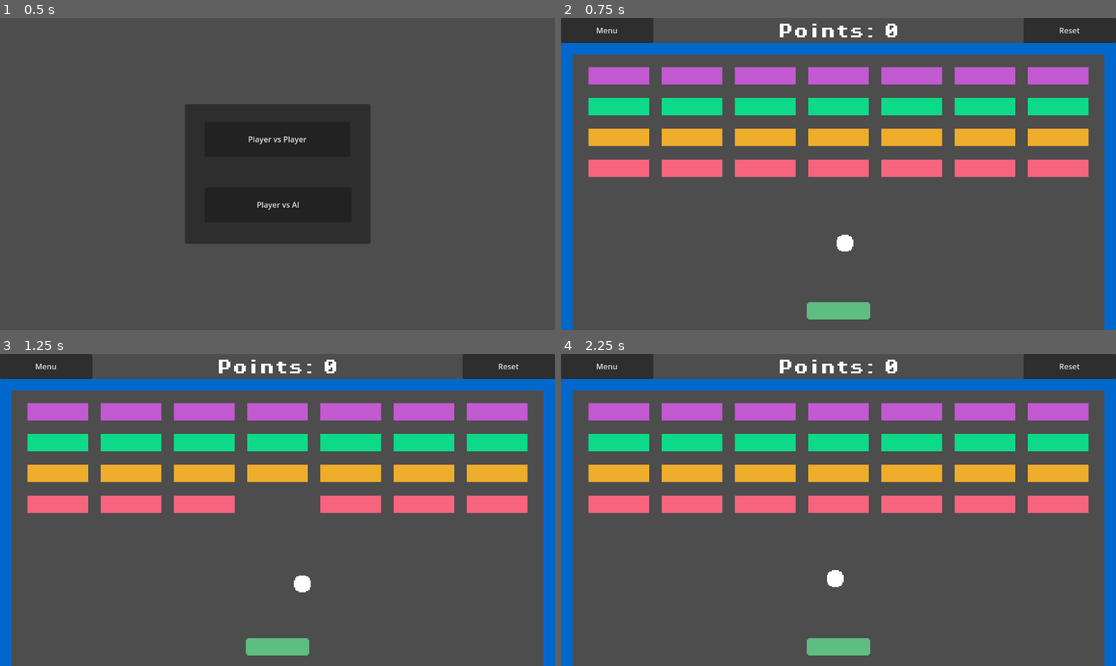
Above: before the commit, frames 1-4 (two rows, left to right).
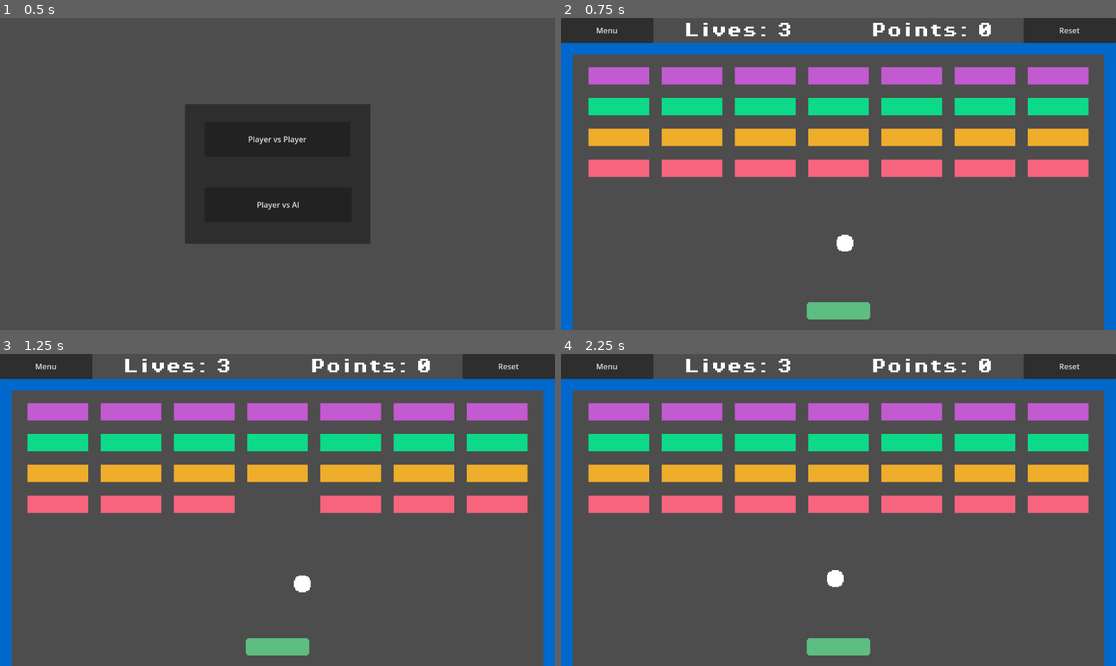
Above: after the commit, the same moments.

Repository: Mimi522/Godot-20-Game-Challenge
Game: Godot game, scene res://scenes/main_menu.tscn
Two runs of this game, one before a commit and one after it. Both use one fixed random seed, a clock stepped at 60 frames per second and the inputs below.
Inputs:
- Up to frame 1 (0.5 s): no input
- Up to frame 2 (0.75 s): click "Player vs Player" at 0.5 s
- Up to frame 3 (1.25 s): no input
- Up to frame 4 (2.25 s): click "Menu" at 1.25 s; click "Player vs AI" at 2 s

Frame 1 is identical in both runs. In frame 2, 0.9% of the frame differs, in the area x 22-78%, y 1-7%; in frame 3, 0.9%; in frame 4, 0.9%.

Commit message:
feat: add lives text

Diff:
--- a/Breakout/scenes/game.tscn
+++ b/Breakout/scenes/game.tscn
@@ -8,14 +8,19 @@
 [ext_resource type="FontFile" uid="uid://c8441nf4opte8" path="res://fonts/PixelOperator8-Bold.ttf" id="6_wjm4u"]
 [ext_resource type="AudioStream" uid="uid://nbxwuh53j4h0" path="res://sounds/point.wav" id="7_2iir6"]
 
+[sub_resource type="LabelSettings" id="LabelSettings_hxp37"]
+font = ExtResource("6_wjm4u")
+font_size = 32
+
 [sub_resource type="LabelSettings" id="LabelSettings_a23kn"]
 font = ExtResource("6_wjm4u")
 font_size = 32
 
-[node name="Game" type="Node2D" node_paths=PackedStringArray("score")]
+[node name="Game" type="Node2D" node_paths=PackedStringArray("lives", "score")]
 script = ExtResource("1_r50lq")
 ball_scene = ExtResource("2_2qnrl")
 block_scene = ExtResource("2_vq3ep")
+lives = NodePath("CenterContainer/Lives")
 score = NodePath("CenterContainer/Score")
 colors = Array[Color]([Color(0.761716, 0.354746, 0.815898, 1), Color(0.0470588, 0.854902, 0.533333, 1), Color(0.933899, 0.679004, 0.168789, 1), Color(0.967298, 0.393894, 0.494952, 1)])
 
@@ -41,18 +46,43 @@
 position = Vector2(576, 648)
 monitorable = false
 
-[node name="CenterContainer" type="CenterContainer" parent="."]
-offset_left = 192.0
-offset_right = 960.0
-offset_bottom = 56.0
+[node name="CenterContainer" type="Control" parent="."]
+layout_mode = 3
+anchors_preset = 0
+offset_left = 256.0
+offset_right = 896.0
+offset_bottom = 52.0
+
+[node name="Lives" type="Label" parent="CenterContainer"]
+layout_mode = 1
+anchors_preset = 4
+anchor_top = 0.5
+anchor_bottom = 0.5
+offset_top = -16.0
+offset_right = 224.0
+offset_bottom = 16.0
+grow_vertical = 2
+size_flags_horizontal = 0
+text = "Lives: 3"
+label_settings = SubResource("LabelSettings_hxp37")
+vertical_alignment = 1
 
 [node name="Score" type="Label" parent="CenterContainer"]
-layout_mode = 2
-size_flags_horizontal = 4
-text = "0
-"
+layout_mode = 1
+anchors_preset = 6
+anchor_left = 1.0
+anchor_top = 0.5
+anchor_right = 1.0
+anchor_bottom = 0.5
+offset_left = -32.0
+offset_top = -16.0
+offset_bottom = 16.0
+grow_horizontal = 0
+grow_vertical = 2
+size_flags_horizontal = 8
+text = "Score: 0"
 label_settings = SubResource("LabelSettings_a23kn")
-horizontal_alignment = 1
+horizontal_alignment = 2
 vertical_alignment = 1
 
 [node name="PointSound" type="AudioStreamPlayer" parent="."]
--- a/Breakout/scripts/game.gd
+++ b/Breakout/scripts/game.gd
@@ -2,6 +2,7 @@
 
 @export var ball_scene: PackedScene
 @export var block_scene: PackedScene
+@export var lives: Label
 @export var score: Label
 @export var colors: Array[Color]
 
@@ -11,6 +12,7 @@
 var delta_x = 152
 var delta_y = 64
 
+const lives_txt = "Lives: %s"
 const score_txt = "Points: %s"
 
 var player_score := 0
@@ -19,6 +21,7 @@
 signal ball_spawned(ball)
 
 func _ready():
+	update_lives()
 	update_score()
 	spawn_blocks()
 	spawn_ball()
@@ -29,6 +32,7 @@
 func _on_bottom_wall_body_entered(body):
 	despawn_ball(body)
 	player_lives -= 1
+	update_lives()
 
 func spawn_ball():
 	var ball = ball_scene.instantiate()
@@ -41,6 +45,9 @@
 	$PointSound.play()
 	await get_tree().create_timer(0.1).timeout
 	spawn_ball()
+
+func update_lives():
+	lives.text = lives_txt % [player_lives]
 
 func update_score():
 	score.text = score_txt % [player_score]
Not shown: 1 places in Breakout/scenes/game.tscn that only renumber resources
